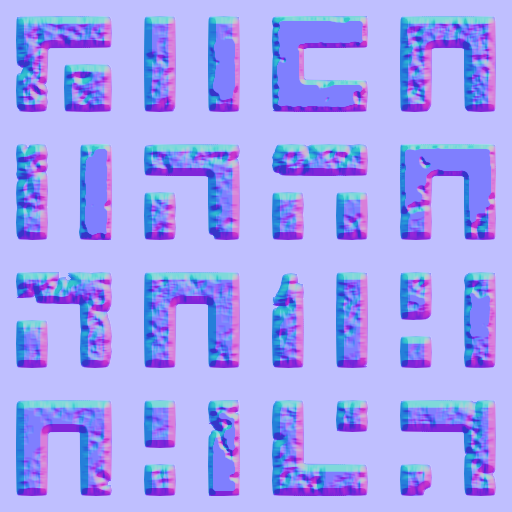
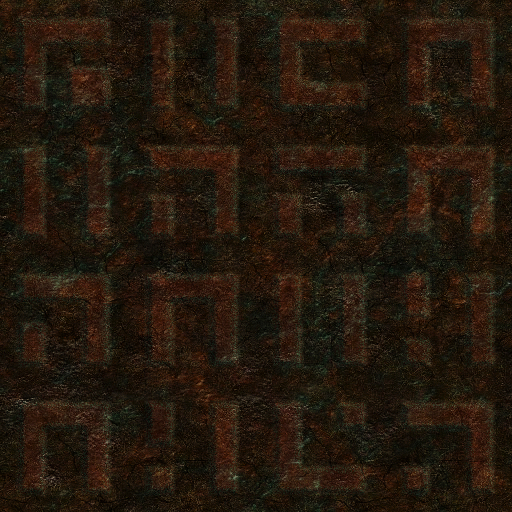
Layered file, before and after one edit (512px x 512px). Changes by layer:
hid "NORM", painted on it over [0, 0, 512, 512]
showed "runes", painted on it over [0, 0, 512, 512]
showed "Background", painted on it over [0, 0, 512, 512]
